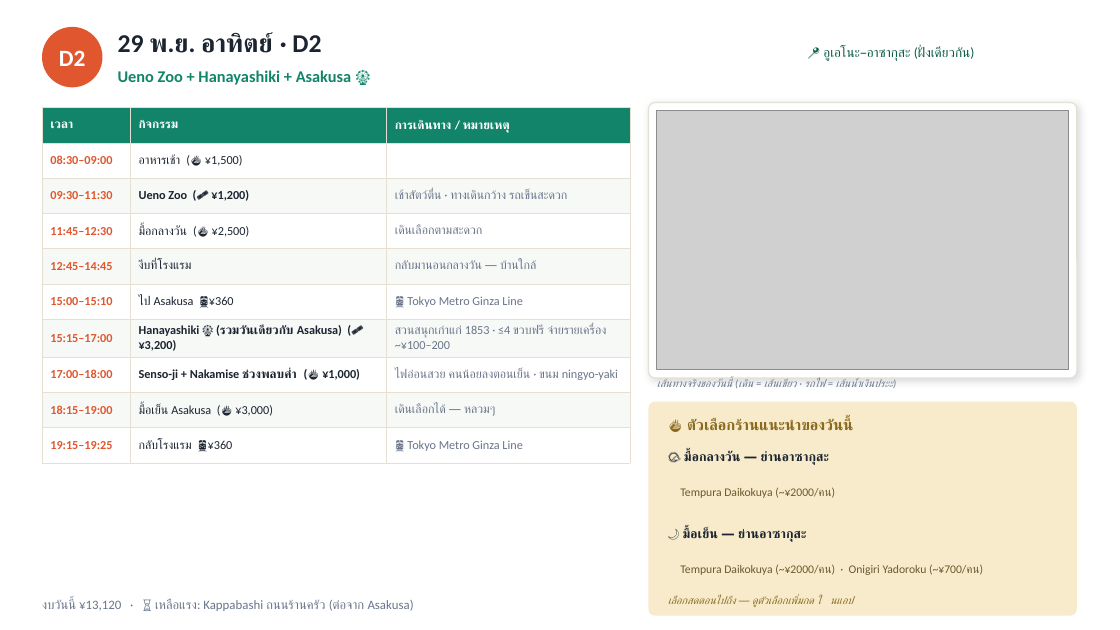
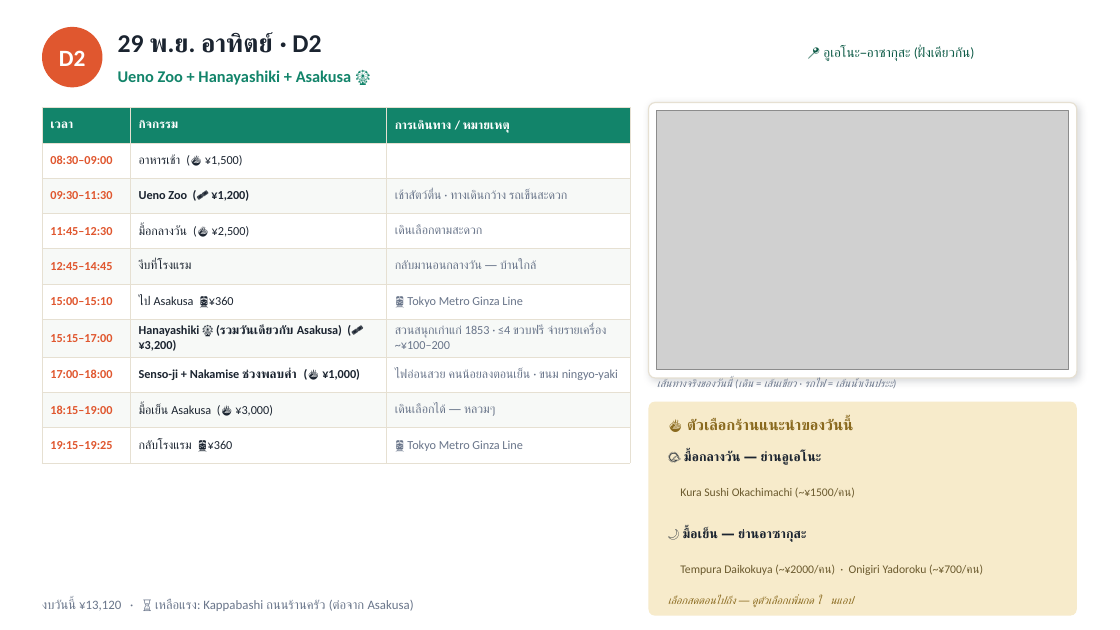
Before and after one commit to aphiwatgo5/tokyo-trip-planner, a slide deck: slide 5 of Tokyo_Trip_Plan_2026.pptx (slide 4 before the commit). Drawn at 1120x630 pixels with LibreOffice and Linux fonts; fonts in the diff are those of the drawing; grey boxes stand for pictures. Boxes give left, top, right and bottom in pixels: in the first picture for what was removed or moved away, otherwise in the second. Text is boxed around its words. In the diff, an @@ line names an element or a change of style, - is before the commit and + after.

```diff
--- a/Tokyo_Trip_Plan_2026.pptx
+++ b/Tokyo_Trip_Plan_2026.pptx
@@ text at (684, 451, 822, 465): text changed @@
-🌤 มื้อกลางวัน — ย่านอาซากุสะ
+🌤 มื้อกลางวัน — ย่านอูเอโนะ
@@ text at (680, 487, 855, 498): text changed @@
-Tempura Daikokuya (~¥2000/คน)
+Kura Sushi Okachimachi (~¥1500/คน)
```
Also in this commit, not shown: 5 other slides changed, 8 slides added, 5 other files.
